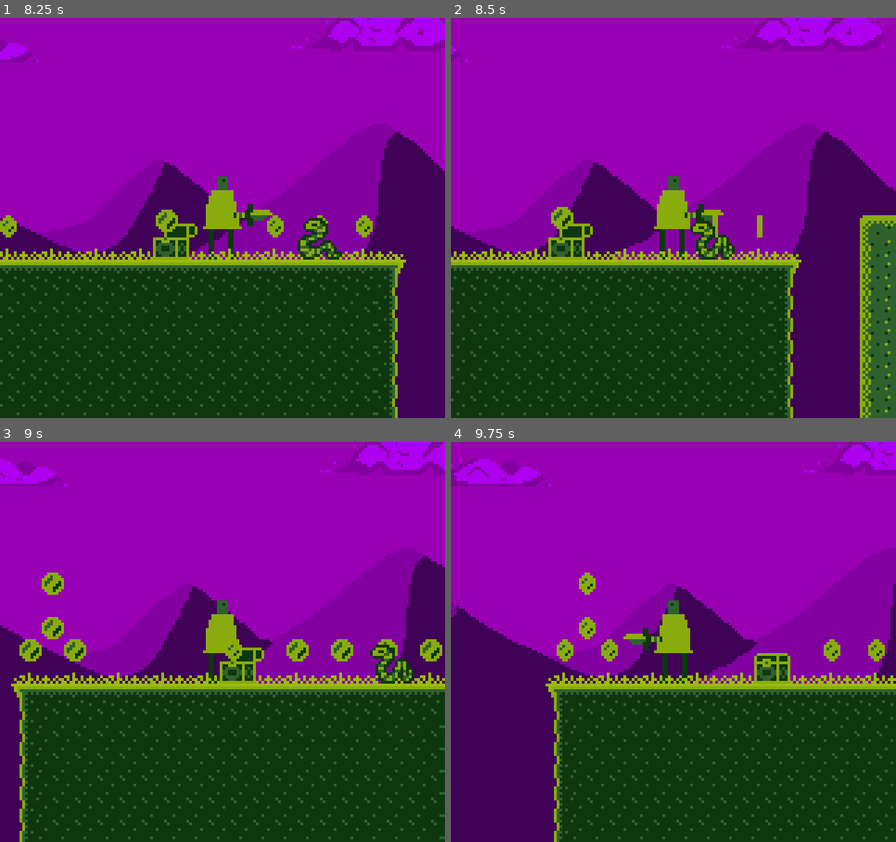
Above: before the commit, frames 1-4 (two rows, left to right).
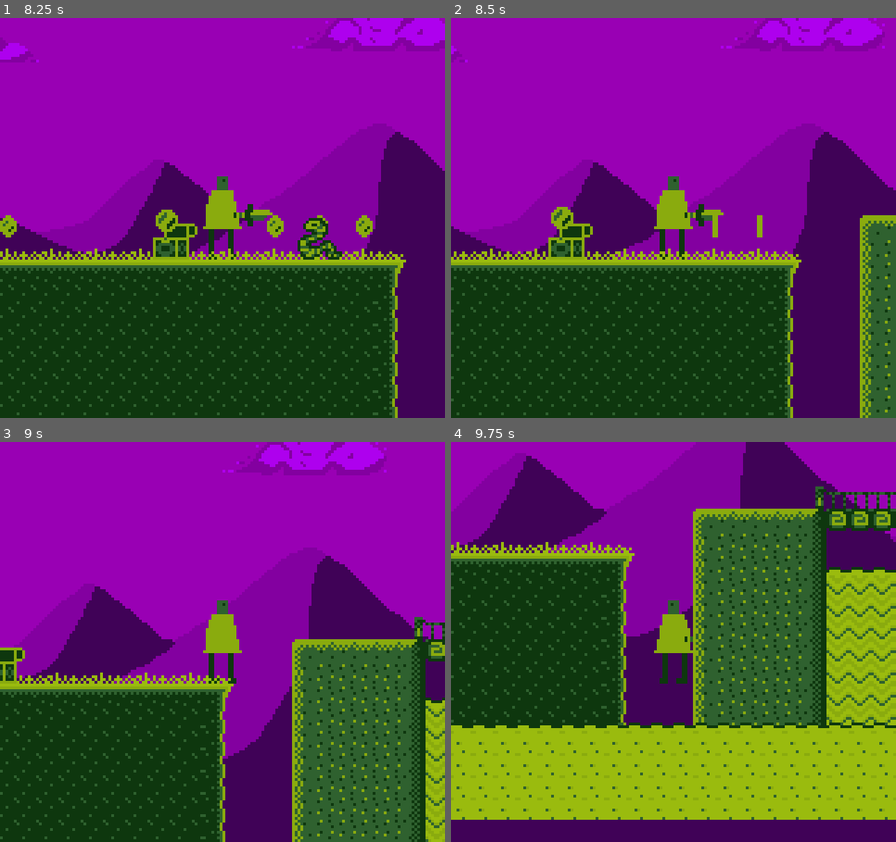
Above: after the commit, the same moments.

Repository: gutino/gamedev_studies
Game: Godot game, scene res://Assets/Levels/Level1/Level1.tscn
Same seed, same stepped clock (60 frames per second), same inputs: the game is played once before the commit and once after it.
Inputs:
- Up to frame 1 (8.25 s): hold Right (ui_right) 0.53-2.03 s; tap Z (attack) every 1.5 s from 0.6 to 8.1 s; tap Space (ui_accept) at 0.77, 1.52, 3.02, 3.77, 4.52, 6.02, 6.77, 7.52 s; tap Shift (sprint) every 1.5 s from 1.35 to 7.35 s; hold Left (ui_left) 2.03-2.78 s; hold Right (ui_right) 2.78-4.28 s; hold Left (ui_left) 4.28-5.03 s; hold Right (ui_right) 5.03-5.78 s; hold Left (ui_left) 5.78-7.28 s; hold Right (ui_right) from 7.28 s (still down)
- Up to frame 2 (8.5 s): keep holding Right (ui_right)
- Up to frame 3 (9 s): keep holding Right (ui_right); tap Shift (sprint) at 8.85 s
- Up to frame 4 (9.75 s): tap Space (ui_accept) at 9.02 s; release Right (ui_right) at 9.53 s; hold Left (ui_left) from 9.53 s (still down); tap Z (attack) at 9.6 s

Frame 1 is identical in both runs. In frame 2, 0.6% of the frame differs, in the area x 53-64%, y 50-61%; in frame 3, 41%; in frame 4, 77%, in the area x 0-100%, y 0-100%.

Commit message:
Sword Kills

Diff:
--- a/TMB_1/Assets/Actors/Characters/OurGuy/OurSword.tscn
+++ b/TMB_1/Assets/Actors/Characters/OurGuy/OurSword.tscn
@@ -37,8 +37,7 @@
 } ]
 }
 
-[sub_resource type="Animation" id=2]
-resource_name = "AttackR"
+[sub_resource type="Animation" id=3]
 length = 0.5
 step = 0.05
 tracks/0/type = "value"
@@ -77,11 +76,14 @@
 texture = ExtResource( 1 )
 
 [node name="Area2D" type="Area2D" parent="."]
+collision_layer = 0
+collision_mask = 8
 
 [node name="CollisionShape2D" type="CollisionShape2D" parent="Area2D"]
 position = Vector2( 9, 0 )
 shape = SubResource( 1 )
 
 [node name="AnimationPlayer" type="AnimationPlayer" parent="."]
-anims/AttackL = SubResource( 3 )
-anims/AttackR = SubResource( 2 )
+anims/AttackL = SubResource( 2 )
+anims/AttackR = SubResource( 3 )
+[connection signal="body_entered" from="Area2D" to="." method="on_Hit"]
--- a/TMB_1/Assets/Actors/Characters/OurGuy/Scripts/OurSword.gd
+++ b/TMB_1/Assets/Actors/Characters/OurGuy/Scripts/OurSword.gd
@@ -5,3 +5,7 @@
 func on_attack_ended():
 	self.emit_signal("AttackEnded")
 	self.queue_free()
+
+func on_Hit(body):
+	if body.has_method("OnDamage"):
+		body.OnDamage()
--- a/TMB_1/Assets/Actors/Characters/OurSnek/OurSnek.gd
+++ b/TMB_1/Assets/Actors/Characters/OurSnek/OurSnek.gd
@@ -11,10 +11,8 @@
 var PlayerPosition := Vector2()
 var PlayerNode
 
-
-#func OnBodyEntered(body):
-#	if body.has_method("OnDamage"):
-#		body.OnDamage()
+func OnDamage():
+	self.queue_free()
 
 func CheckCollisions():
 	for i in get_slide_count():
@@ -39,7 +37,6 @@
 	self.move_and_slide(CurrVelocity)
 	CheckCollisions()
 
-
 func PlayerOnArea() -> bool:
 	PlayerPosition = PlayerNode.get_position()
 	return PlayerPosition.x <= RightLimit && PlayerPosition.x >= LeftLimit
Not shown: 1 places in TMB_1/Assets/Actors/Characters/OurGuy/OurSword.tscn that only renumber resources
